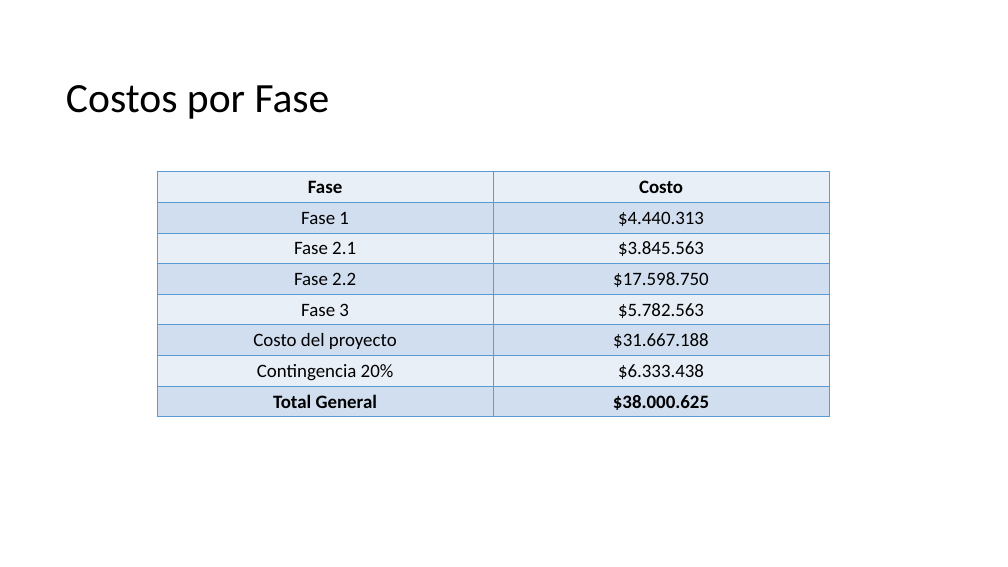
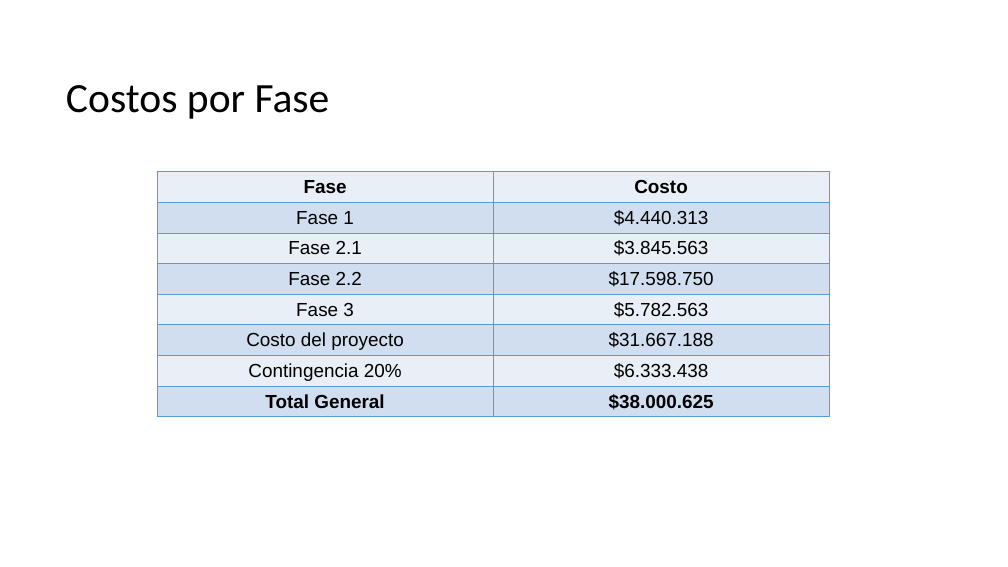
Before and after one commit to sandra-olea/706V_Grupo7_2026, a slide deck: slide 13 of FASE 1/Evidencias Grupales/Presentacion Proyecto.pptx. Drawn at 1008x567 pixels with LibreOffice and Linux fonts; fonts in the diff are those of the drawing; background and template pictures are left out. Boxes give left, top, right and bottom in pixels: in the first picture for what was removed or moved away, otherwise in the second. Text is boxed around its words. In the diff, an @@ line names an element or a change of style, - is before the commit and + after.

```diff
--- a/FASE 1/Evidencias Grupales/Presentacion Proyecto.pptx
+++ b/FASE 1/Evidencias Grupales/Presentacion Proyecto.pptx
@@ table at <box>157,172,829,420</box> @@
@@ fill #EAEFF7 to #E9EFF7 in 8 cells @@
@@ fill #D2DEEF to #D0DEEF in 8 cells @@
@@ font Calibri to Arial @@
```
Also in this commit, not shown: 7 other slides changed, 13 other files.
